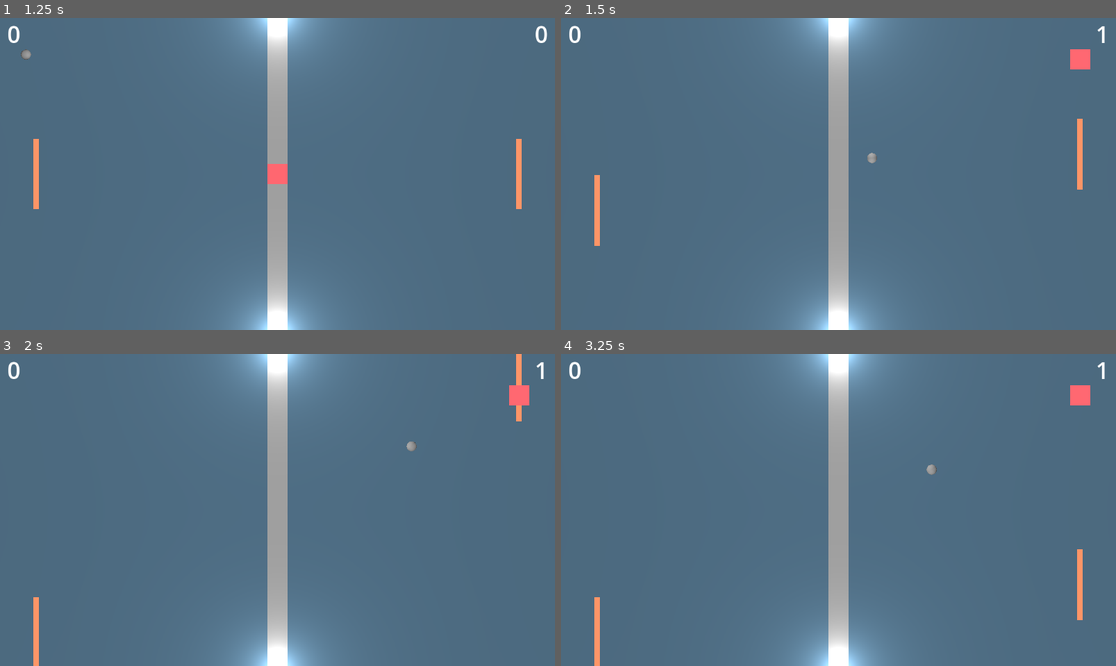
Above: before the commit, frames 1-4 (two rows, left to right).
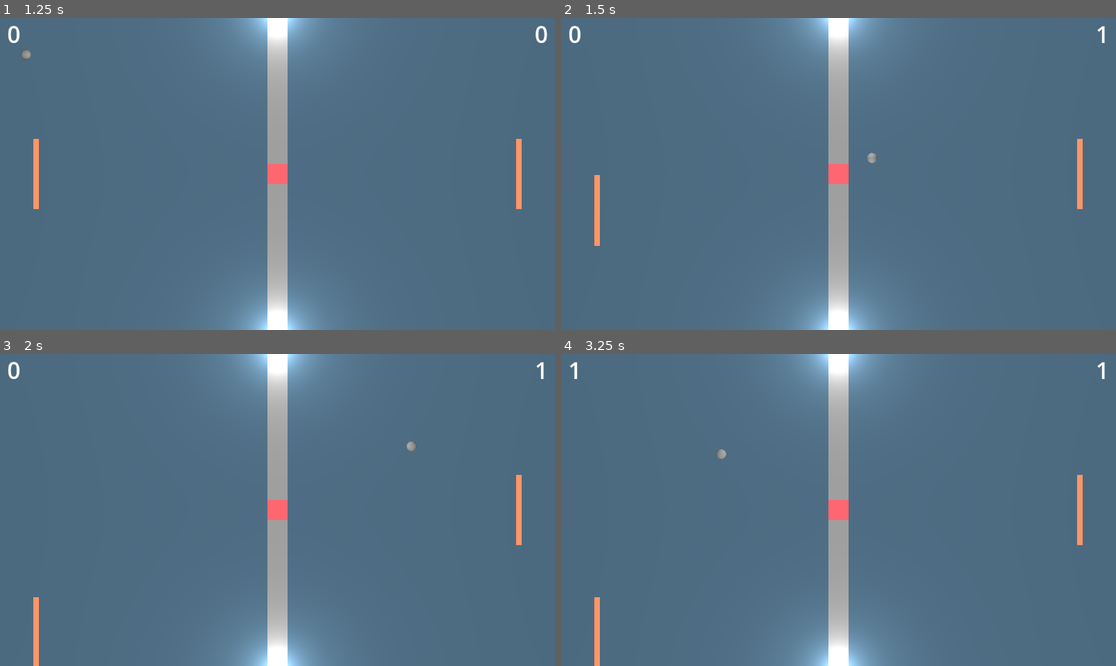
Above: after the commit, the same moments.

Repository: Eryans/godot_pong
Game: Godot game, scene res://main.tscn
The game is run twice, just before and just after one commit, with the same random seed, the same clock (stepped at 60 frames per second) and the same inputs.
Inputs:
- Up to frame 1 (1.25 s): hold Up (ui_up) from 0.53 s (still down)
- Up to frame 2 (1.5 s): release Up (ui_up) at 1.28 s; hold S (down) from 1.28 s (still down)
- Up to frame 3 (2 s): keep holding S (down)
- Up to frame 4 (3.25 s): tap Enter at 2 s; release S (down) at 2.03 s; hold Up (ui_up) from 2.03 s (still down)

Frame 1 is identical in both runs. In frame 2, 0.6% of the frame differs, in the area x 48-96%, y 10-62%; in frame 3, 0.8%; in frame 4, 1.1%, in the area x 1-96%, y 2-86%.

Commit message:
feat: ✨ added a think time to AI to make it less effective

Diff:
--- a/manager.gd
+++ b/manager.gd
@@ -8,17 +8,23 @@
 @export var is_two_player_mode: bool = false
 @export var ai_precision_margin: float = .1
 @export_range(.1, 1) var ai_speed: float = 2;
+@export_range(.1, 1) var ai_max_think_time: float = .75;
 
 @onready var rng: RandomNumberGenerator = RandomNumberGenerator.new();
 @onready var _target: Vector3 = Vector3.ZERO;
 @onready var _target_vertical: float = 0;
+@onready var _think_timer: Timer = Timer.new();
 
-var arena_half_width: int = 8 # Should not change i guess
+var _arena_half_width: int = 8 # Should not change i guess
+var _ai_can_move = false;
+
 enum BallDirection {LEFT, RIGHT}
 
 func _ready() -> void:
 	EventManager.ball_hitted_paddle.connect(_on_ball_hitted_paddle)
-
+	add_child(_think_timer);
+	_think_timer.one_shot = true
+	_think_timer.connect("timeout", _on_think_timer_timeout);
 
 func _physics_process(_delta: float) -> void:
 	player_paddle.direction = Input.get_axis("up", "down")
@@ -30,25 +36,26 @@
 func _on_ball_hitted_paddle(player_tag: EventManager.PlayerTagEnum) -> void:
 	if (player_tag == EventManager.PlayerTagEnum.B):
 		choose_ai_wait_target();
+		_ai_can_move = false;
 	else:
-		choose_ai_attack_target();
+		_think_timer.start(rng.randf_range(.1, ai_max_think_time))
 
 func _ai_behavior() -> void:
 	if (_get_ball_direction() == BallDirection.LEFT):
 		_go_to_on_vertical_axis(_target_vertical);
 	else:
-		_aim_to_target(_target);
-		#TODO :when ball bounce on paddle, decide a new behavior for the  ai_paddle depending on player_paddle position and ball direction
+		if (_ai_can_move):
+			_aim_to_target(_target);
 
 func choose_ai_wait_target() -> void:
 	var rdm_int: int = rng.randi_range(1, 4);
 	match (rdm_int):
 		2:
-			_target_vertical = 5;
+			_target_vertical = (float(_arena_half_width) / 2);
 		3:
-			_target_vertical = -5;
+			_target_vertical = - (float(_arena_half_width) / 2);
 		4:
-			_target_vertical = rng.randi_range(-8, 8)
+			_target_vertical = rng.randi_range(-_arena_half_width, _arena_half_width)
 		_, 1:
 			_target_vertical = 0;
 
@@ -56,15 +63,17 @@
 func choose_ai_attack_target() -> void:
 	var rdm_int: int = rng.randi_range(1, 3);
 	var player_paddle_vector = Vector3(player_paddle.global_position.x, 0, 0)
-	print(rdm_int)
 	match (rdm_int):
 		2: # random attack
-			_target = player_paddle_vector + Vector3.UP * rng.randi_range(-8, 8);
+			_target = player_paddle_vector + Vector3.UP * rng.randi_range(-_arena_half_width, _arena_half_width);
 		3: # Aim for player contrary point
-			_target = player_paddle_vector + Vector3.UP * (-8 if player_paddle.global_position.z > 0 else 8);
+			_target = player_paddle_vector + Vector3.UP * (-_arena_half_width if player_paddle.global_position.z > 0 else _arena_half_width);
 		_, 1: # aim for center
 			_target = Vector3.ZERO;
 
+func _on_think_timer_timeout() -> void:
+	_ai_can_move = true;
+	choose_ai_attack_target();
 
 func _go_to_on_vertical_axis(target_z: float) -> void:
 	var diff = target_z - ai_paddle.global_position.z
